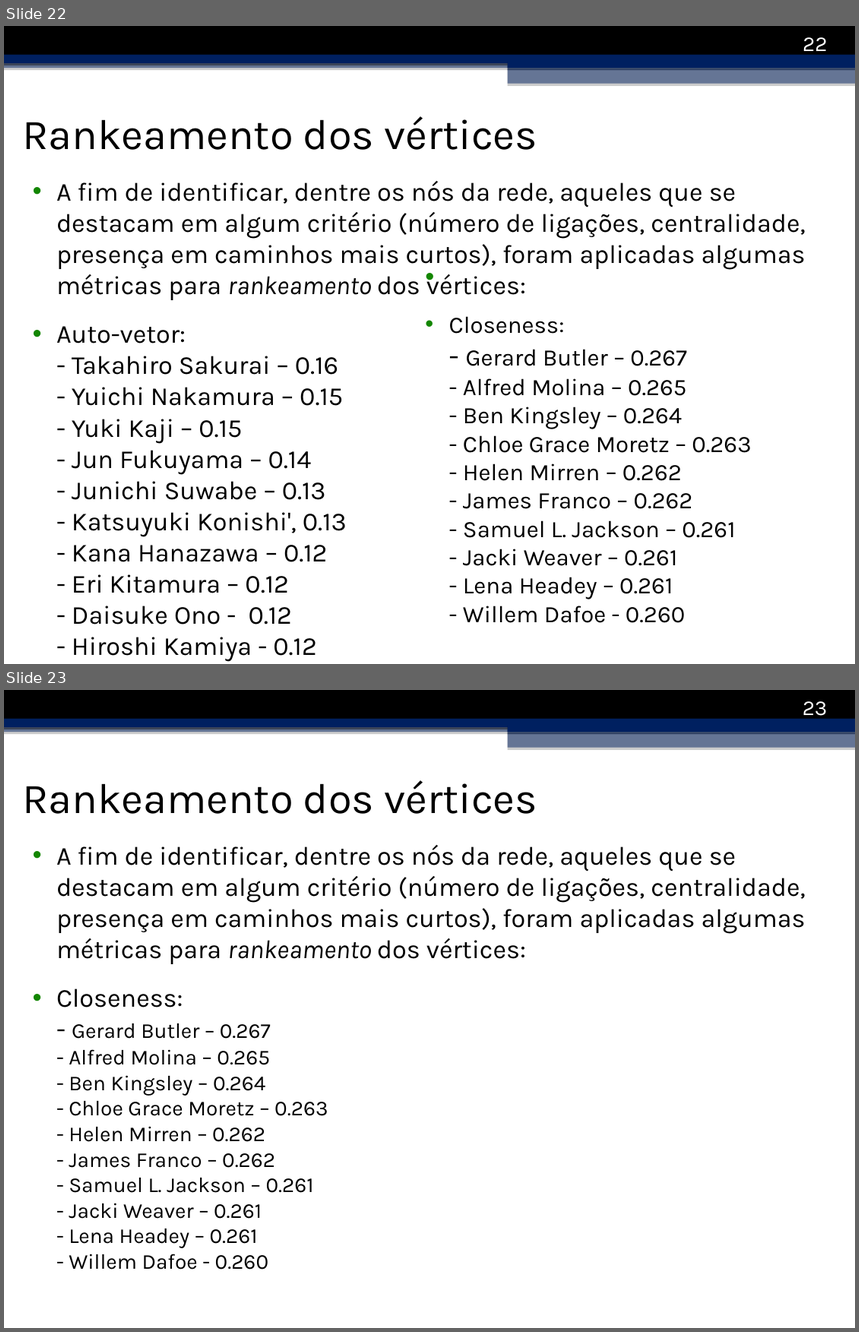
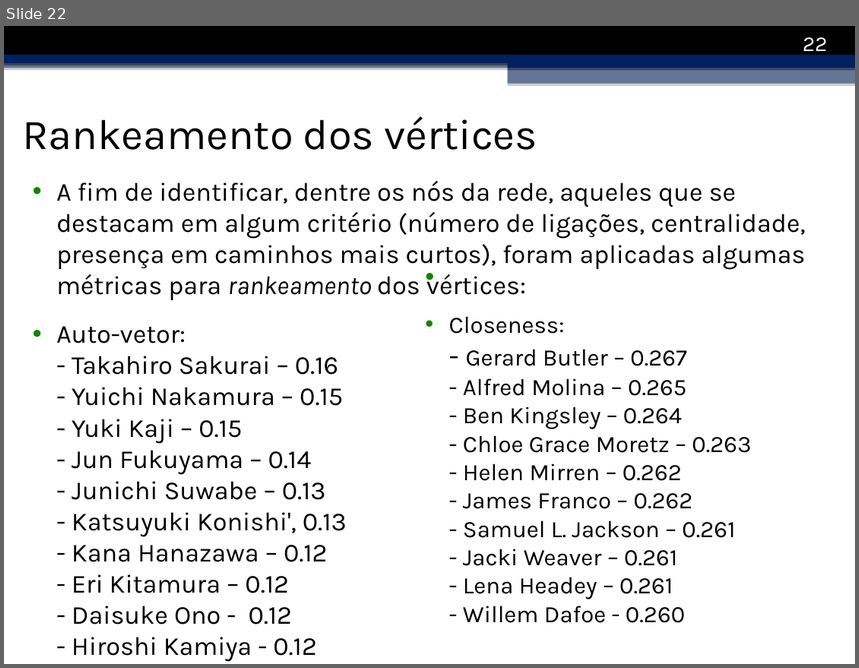
Before and after one commit to ronanlopes/redescomplexas_netflix_dataset, a slide deck: Apresentação.pptx. Shown one above the other, each under a label of ours: slides 22 and 23 before the commit, slide 22 after it. The pictures are 859x1332 and 859x668 pixels, drawn with LibreOffice and Linux fonts; fonts in the diff are those of the drawing; background and template pictures are left out. Boxes give left, top, right and bottom in pixels: in the first picture for what was removed or moved away, otherwise in the second. Text is boxed around its words. In the diff, an @@ line names an element or a change of style, - is before the commit and + after.

```diff
--- a/Apresentação.pptx
+++ b/Apresentação.pptx
@@ slide 23 removed at [4, 690, 855, 1328], background picture (left out); not listed: 5 template elements that a slide beside it also shows @@
@@ page number removed at [803, 701, 828, 720] @@
-23
@@ text removed at [22, 780, 538, 814] @@
-Rankeamento dos vértices
@@ text removed at [56, 845, 806, 1270] @@
-• A fim de identificar, dentre os nós da rede, aqueles que se destacam em algum critério (número de ligações, centralidade, presença em caminhos mais curtos), foram aplicadas algumas métricas para rankeamento dos vértices:
-• Closeness:
-  - Gerard Butler – 0.267
-  - Alfred Molina – 0.265
-  - Ben Kingsley – 0.264
-  - Chloe Grace Moretz – 0.263
-  - Helen Mirren – 0.262
-  - James Franco – 0.262
-  - Samuel L. Jackson – 0.261
-  - Jacki Weaver – 0.261
-  - Lena Headey – 0.261
-  - Willem Dafoe - 0.260
```
Also in this commit, not shown: 3 slides changed, 1 slide added, 23 other files.
